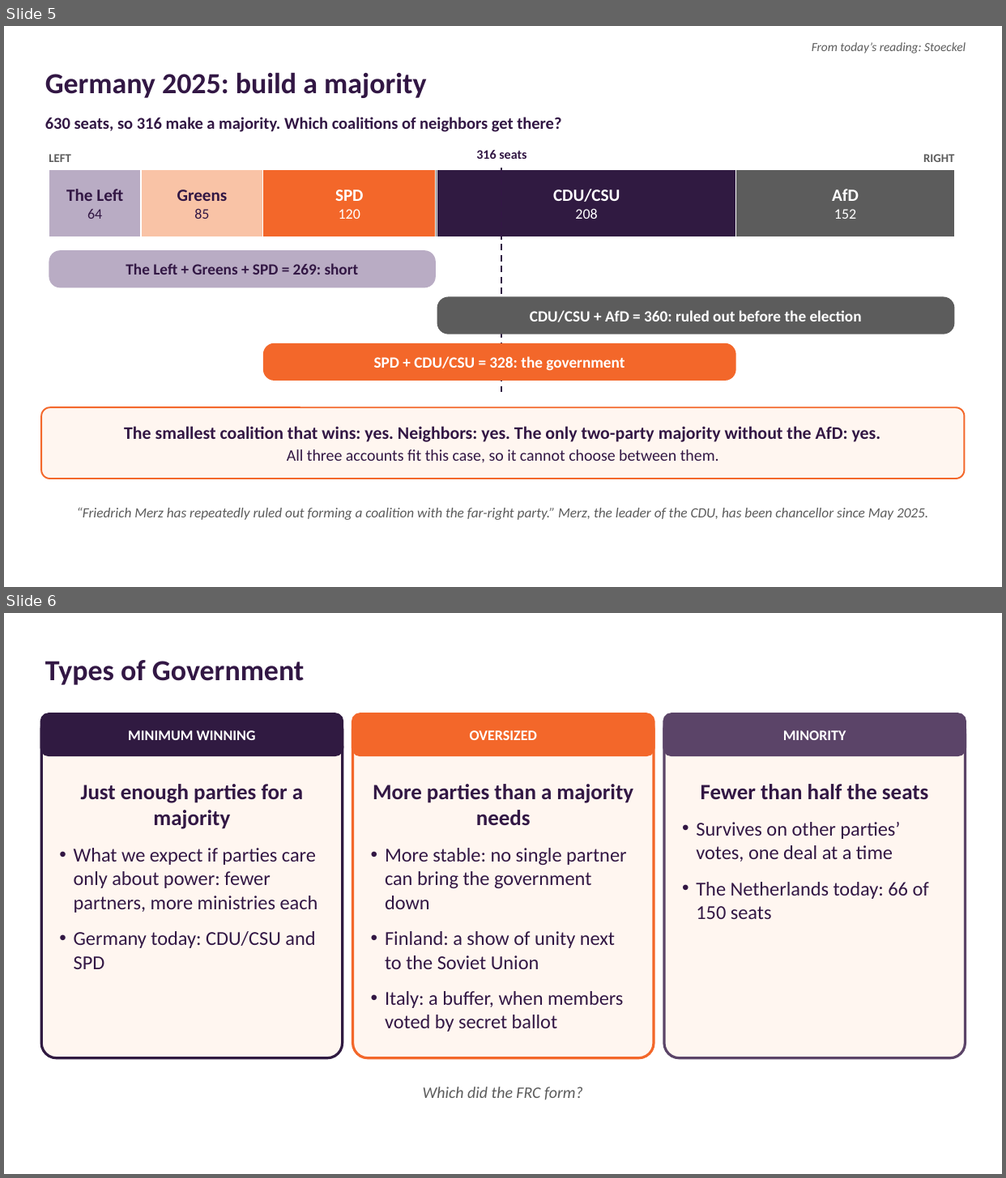
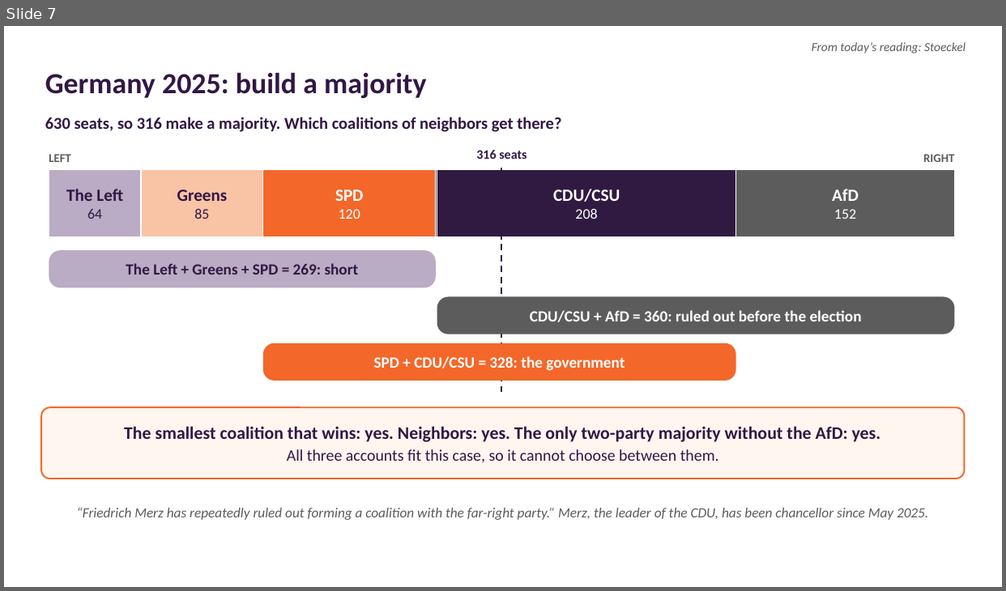
Before and after one commit to Will-Horne/will-horne.github.io, a slide deck: posc-3710/2026-10-28-how-governments-form.pptx. Shown one above the other, each under a label of ours: slides 5 and 6 before the commit, slide 7 after it. The pictures are 1006x1178 and 1006x591 pixels, drawn with LibreOffice and Linux fonts; fonts in the diff are those of the drawing; background and template pictures are left out. Boxes give left, top, right and bottom in pixels: in the first picture for what was removed or moved away, otherwise in the second. Text is boxed around its words. In the diff, an @@ line names an element or a change of style, - is before the commit and + after.

Commit message:
Update How Governments Form; add The Other Challengers

```diff
--- a/posc-3710/2026-10-28-how-governments-form.pptx
+++ b/posc-3710/2026-10-28-how-governments-form.pptx
@@ slide 6 removed at [4,613,1002,1174], background picture (left out) @@
@@ text removed at [45,660,304,685] @@
-Types of Government
@@ rounded rectangle removed at [41,714,343,1059] @@
@@ rounded rectangle removed at [41,714,343,756] @@
@@ text removed at [128,730,256,740] @@
-MINIMUM WINNING
@@ rounded rectangle removed at [353,714,654,1059] @@
@@ rounded rectangle removed at [353,714,654,756] @@
@@ text removed at [470,730,537,740] @@
-OVERSIZED
@@ rounded rectangle removed at [664,714,965,1059] @@
@@ rounded rectangle removed at [664,714,965,756] @@
@@ text removed at [783,730,846,740] @@
-MINORITY
@@ text removed at [74,784,318,969] @@
-Just enough parties for a majority
-• What we expect if parties care only about power: fewer partners, more ministries each
-• Germany today: CDU/CSU and SPD
@@ text removed at [373,784,633,1032] @@
-More parties than a majority needs
-• More stable: no single partner can bring the government down
-• Finland: a show of unity next to the Soviet Union
-• Italy: a buffer, when members voted by secret ballot
@@ text removed at [696,784,929,919] @@
-Fewer than half the seats
-• Survives on other parties’ votes, one deal at a time
-• The Netherlands today: 66 of 150 seats
@@ text removed at [423,1087,583,1101] @@
-Which did the FRC form?
@@ what was slide 5 is now slide 7 @@
```
Also in this commit, not shown: 6 slides changed, 3 slides added, 1 other slide removed, 4 other files.
